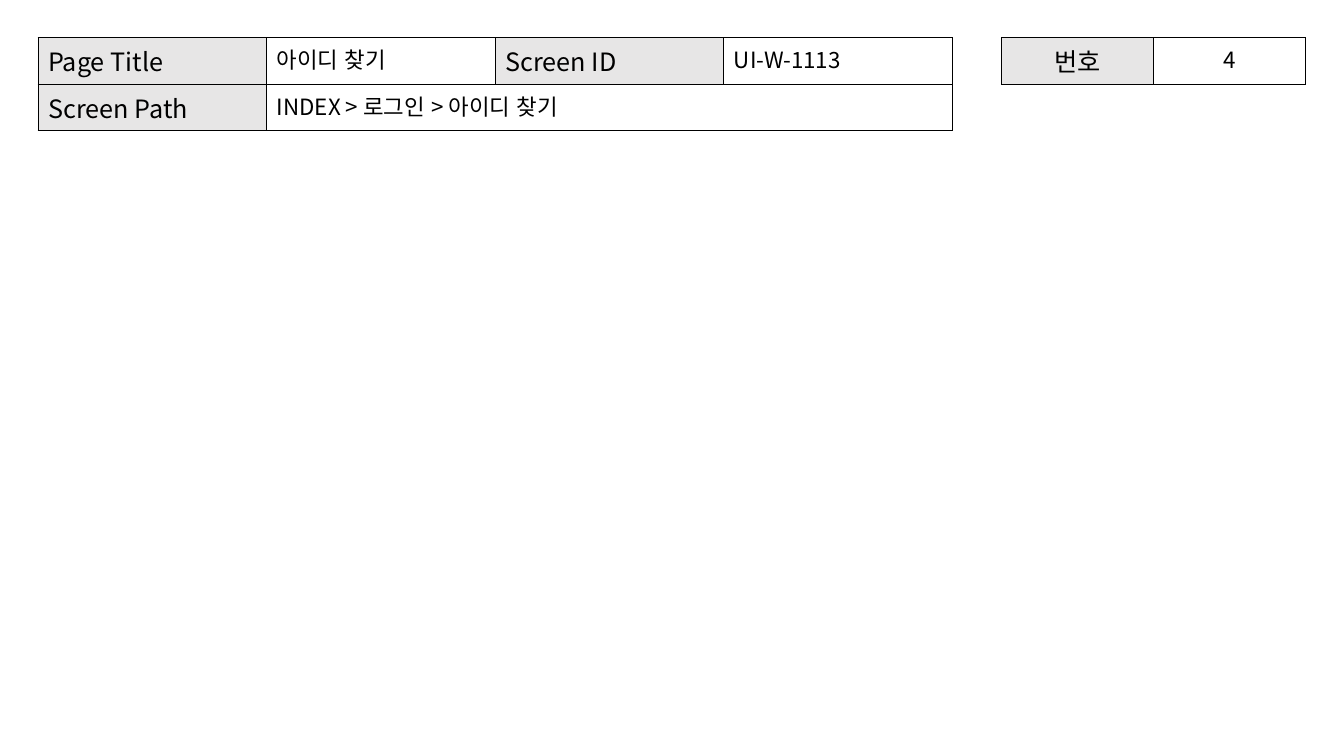
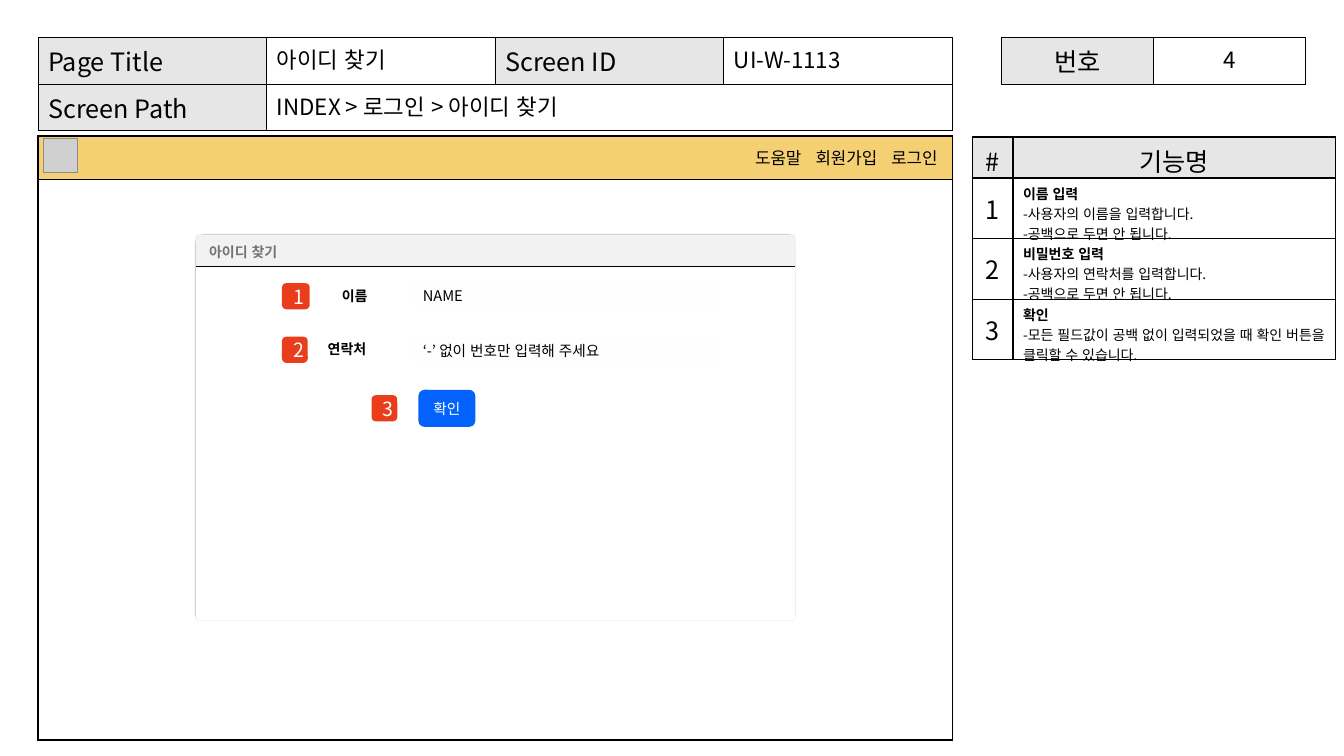
Before and after one commit to Shimcoding/AnywhereBnb, a slide deck: slide 24 of 제주관광비앤비_프로젝트.pptx (slide 22 before the commit). Drawn at 1344x756 pixels with LibreOffice and Linux fonts; fonts in the diff are those of the drawing; grey boxes stand for pictures. Boxes give left, top, right and bottom in pixels: in the first picture for what was removed or moved away, otherwise in the second. Text is boxed around its words. In the diff, an @@ line names an element or a change of style, - is before the commit and + after.

```diff
--- a/제주관광비앤비_프로젝트.pptx
+++ b/제주관광비앤비_프로젝트.pptx
@@ rectangle added at box(38, 136, 953, 740), fill #FFFFFF, outline #000000 1 pt @@
@@ rectangle added at box(38, 136, 953, 179), fill #F5D073, outline #000000 1 pt, 12 pt, text #000000 @@
+도움말 회원가입 로그인
@@ picture added at box(43, 139, 77, 172) @@
@@ table added at box(973, 137, 1336, 365), 4 rows, 2 columns @@
+# | 기능명
+1 | 이름 입력 / -사용자의 이름을 입력합니다. / -공백으로 두면 안 됩니다.
+2 | 비밀번호 입력 / -사용자의 연락처를 입력합니다. / -공백으로 두면 안 됩니다.
+3 | 확인 / -모든 필드값이 공백 없이 입력되었을 때 확인 버튼을 클릭할 수 있습니다.
@@ rounded rectangle added at box(196, 235, 795, 620), fill #FFFFFF, outline #000000 1 pt @@
@@ rounded rectangle added at box(196, 235, 795, 267), fill #E7E6E6 at 50% opacity @@
@@ line added from (196, 266) to (796, 266), #000000 0.25 pt @@
@@ text added at box(209, 245, 278, 258), 10 pt, text #000000, bold @@
+아이디 찾기
@@ rounded rectangle added at box(282, 283, 311, 310), fill #E93D1B, 14 pt, text #FFFFFF @@
+1
@@ text added at box(342, 289, 368, 303), 10 pt, text #000000, bold @@
+이름
@@ rectangle added at box(413, 282, 721, 309), fill #FFFFFF, outline #000000 1 pt, 10.5 pt, text #000000 @@
+NAME
@@ rounded rectangle added at box(282, 337, 309, 363), fill #E93D1B, 14 pt, text #FFFFFF @@
+2
@@ text added at box(328, 342, 367, 356), 10 pt, text #000000, bold @@
+연락처
@@ rectangle added at box(413, 338, 721, 364), fill #FFFFFF, outline #000000 1 pt, 10.5 pt, text #000000 @@
+‘-’ 없이 번호만 입력해 주세요
@@ rounded rectangle added at box(372, 395, 398, 421), fill #E93D1B, 14 pt, text #FFFFFF @@
+3
@@ rounded rectangle added at box(418, 390, 475, 427), fill #0462FC, 10.5 pt, text #FFFFFF @@
+확인
```
Also in this commit, not shown: 14 other slides changed, 8 slides added, 3 other files.
